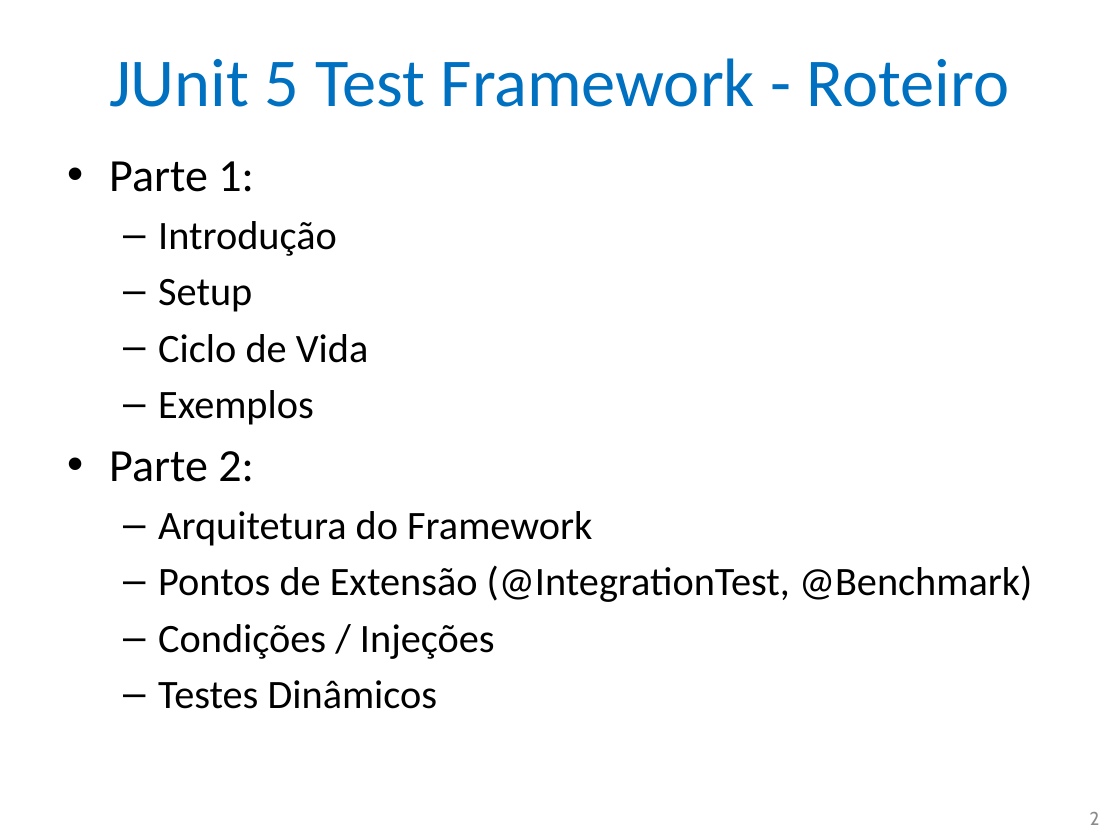
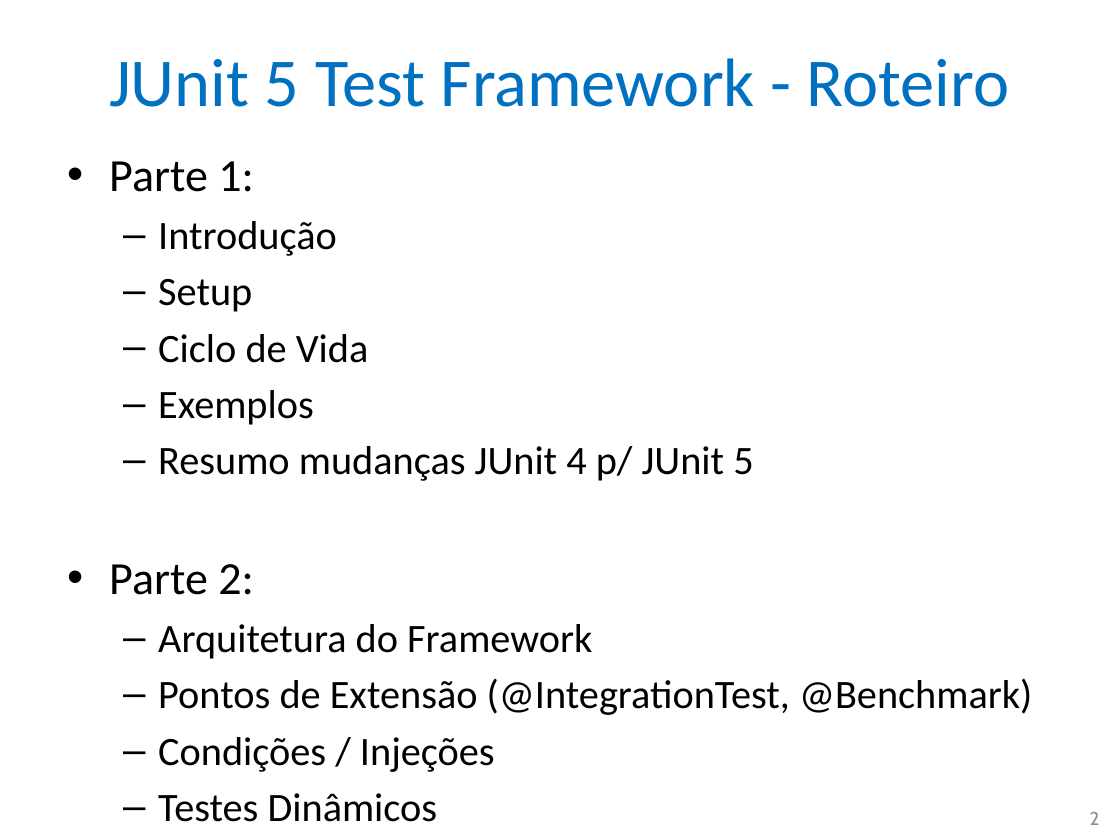
Before and after one commit to nascimentolwtn/INPE-CAP-385_DesenvolvimentoFrameworks, a slide deck: slide 2 of CAP385-00-Presentations/02-JUnit 5/02-JUnit 5.pptx. Drawn at 1120x840 pixels with LibreOffice and Linux fonts; fonts in the diff are those of the drawing. Boxes give left, top, right and bottom in pixels: in the first picture for what was removed or moved away, otherwise in the second. Text is boxed around its words. In the diff, an @@ line names an element or a change of style, - is before the commit and + after.

Commit message:
Inclusão de slide de resumo das mudanças JUnitt 4 -> JUnit 5. Início do slide sobre arquitetura e pontos de extensão.

```diff
--- a/CAP385-00-Presentations/02-JUnit 5/02-JUnit 5.pptx
+++ b/CAP385-00-Presentations/02-JUnit 5/02-JUnit 5.pptx
@@ text at bbox=[158, 446, 753, 481]: paragraph added @@
+  – Resumo mudanças JUnit 4 p/ JUnit 5
```
Also in this commit, not shown: 1 slide added, 1 other file.
